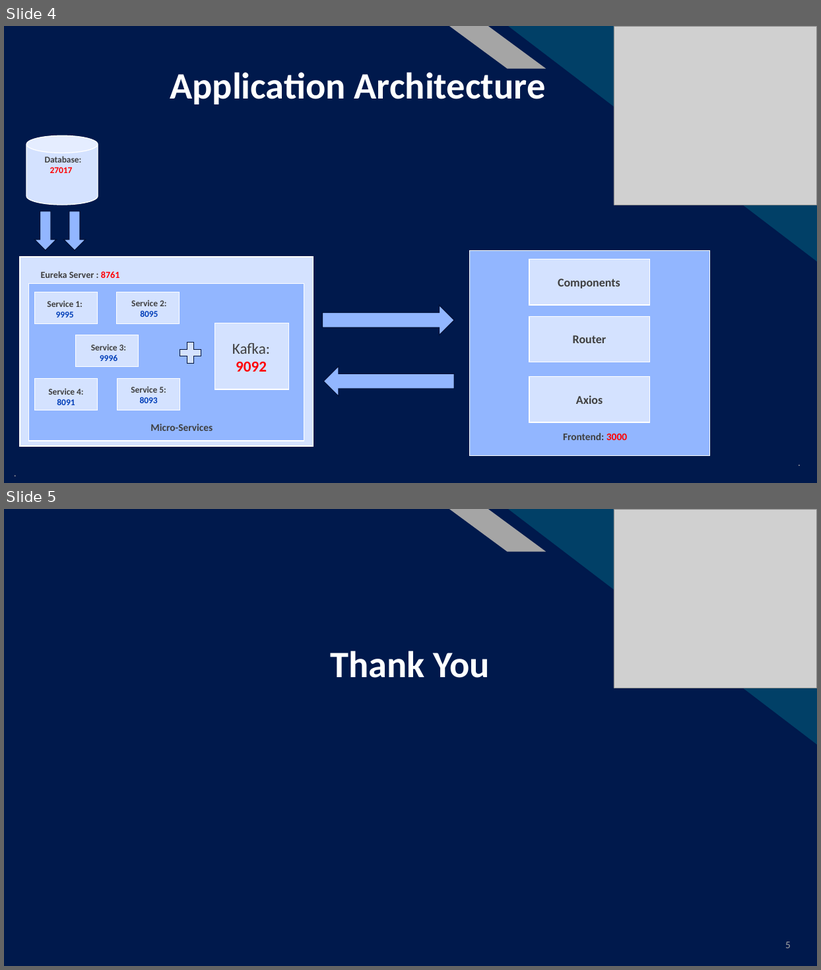
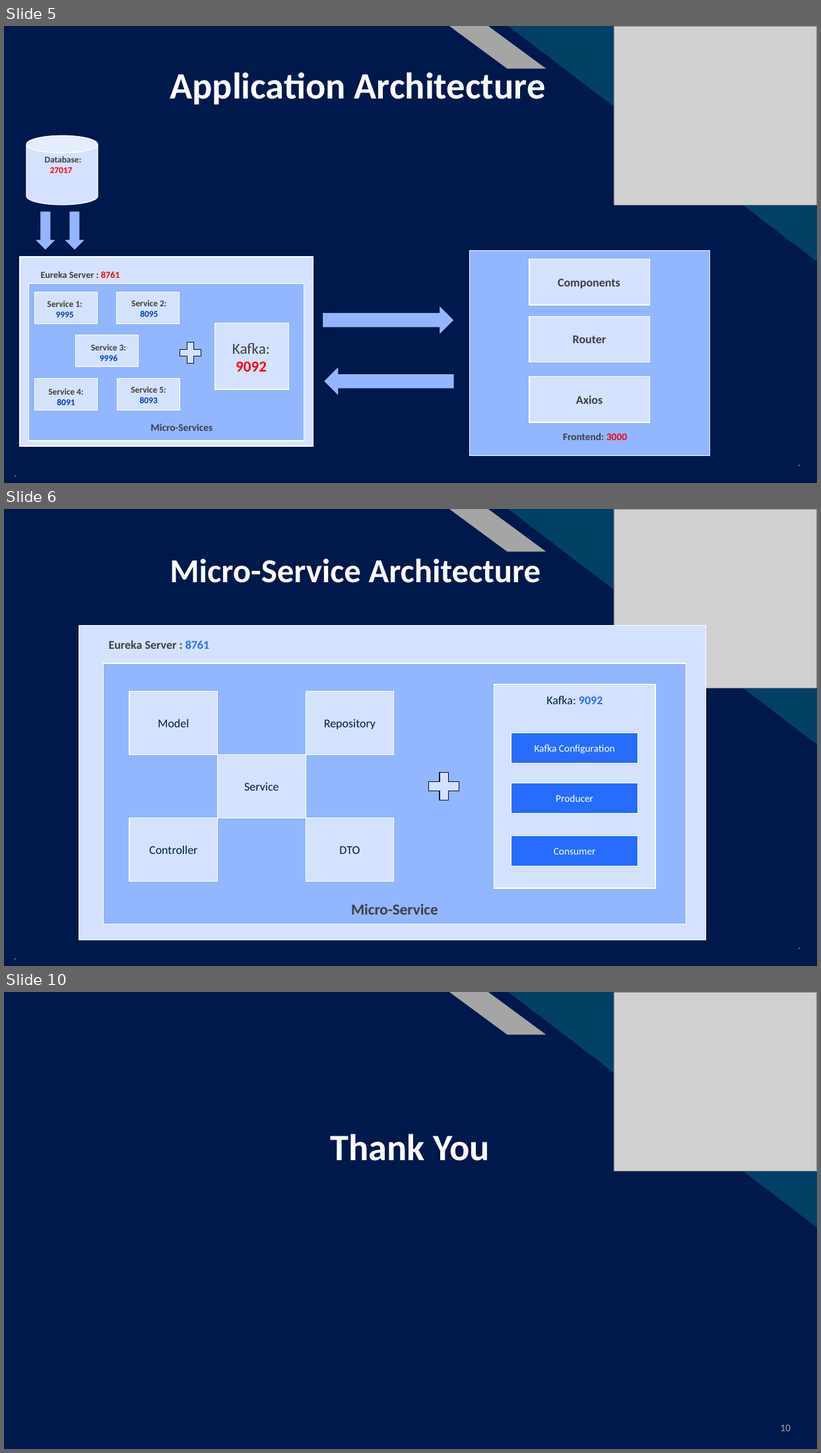
Before and after one commit to AbhijitproSaikia/Final-Axis-Project, a slide deck: Data Analysis Board.pptx. Shown one above the other, each under a label of ours: slides 4 and 5 before the commit, slides 5, 6 and 10 after it; the slides between them are not shown. The pictures are 821x970 and 821x1453 pixels, drawn with LibreOffice and Linux fonts; fonts in the diff are those of the drawing; grey boxes stand for pictures. Boxes give left, top, right and bottom in pixels: in the first picture for what was removed or moved away, otherwise in the second. Text is boxed around its words. In the diff, an @@ line names an element or a change of style, - is before the commit and + after.

```diff
--- a/Data Analysis Board.pptx
+++ b/Data Analysis Board.pptx
@@ slide 6 added at (x1=4, y1=509, x2=817, y2=966), background #FFFFFF; not listed: 5 template elements that a slide beside it also shows @@
@@ picture added at (x1=614, y1=509, x2=817, y2=688) @@
@@ title added at (x1=170, y1=559, x2=541, y2=583), 39.6 pt, text #FFFFFF, bold @@
+Micro-Service Architecture
@@ rectangle added at (x1=79, y1=626, x2=706, y2=940), fill #D4E2FF, outline #FFFFFF 1 pt @@
@@ text added at (x1=109, y1=640, x2=209, y2=649), 14 pt, text #3F3F3F, bold @@
+Eureka Server : 8761
@@ rectangle added at (x1=104, y1=663, x2=686, y2=924), fill #93B6FF, outline #FFFFFF 1 pt @@
@@ rectangle added at (x1=494, y1=685, x2=655, y2=889), fill #D4E2FF, outline #FFFFFF 1 pt @@
@@ rectangle added at (x1=129, y1=691, x2=218, y2=755), fill #D4E2FF, outline #FFFFFF 1 pt, 14 pt, text #002034 @@
+Model
@@ rectangle added at (x1=306, y1=691, x2=395, y2=755), fill #D4E2FF, outline #FFFFFF 1 pt, 14 pt, text #002034 @@
+Repository
@@ text added at (x1=547, y1=696, x2=603, y2=704), 14 pt, text #002034 @@
+Kafka: 9092
@@ rectangle added at (x1=512, y1=733, x2=638, y2=763), fill #266DFF, outline #FFFFFF 1 pt, 12 pt, text #FFFFFF @@
+Kafka Configuration
@@ rectangle added at (x1=217, y1=755, x2=306, y2=819), fill #D4E2FF, outline #FFFFFF 1 pt, 14 pt, text #002034 @@
+Service
@@ plus sign added at (x1=424, y1=768, x2=465, y2=805), fill #D4E2FF, outline #001238 1 pt @@
@@ rectangle added at (x1=512, y1=784, x2=638, y2=814), fill #266DFF, outline #FFFFFF 1 pt, 12 pt, text #FFFFFF @@
+Producer
@@ rectangle added at (x1=129, y1=819, x2=218, y2=882), fill #D4E2FF, outline #FFFFFF 1 pt, 14 pt, text #002034 @@
+Controller
@@ rectangle added at (x1=306, y1=819, x2=395, y2=882), fill #D4E2FF, outline #FFFFFF 1 pt, 14 pt, text #002034 @@
+DTO
@@ rectangle added at (x1=512, y1=836, x2=638, y2=867), fill #266DFF, outline #FFFFFF 1 pt, 12 pt, text #FFFFFF @@
+Consumer
@@ text added at (x1=351, y1=904, x2=438, y2=915), 18 pt, text #3F3F3F, bold @@
+Micro-Service
@@ text added at (x1=757, y1=933, x2=807, y2=958), 12 pt, text #A5A5A5 @@
+.
@@ text added at (x1=10, y1=955, x2=20, y2=958), 12 pt, text #A5A5A5 @@
+.
@@ what was slide 4 is now slide 5 @@
@@ what was slide 5 is now slide 10 @@
@@ page number at (x1=780, y1=1425, x2=791, y2=1432): text changed @@
-5
+10
```
Also in this commit, not shown: 2 slides changed, 4 other slides added.
